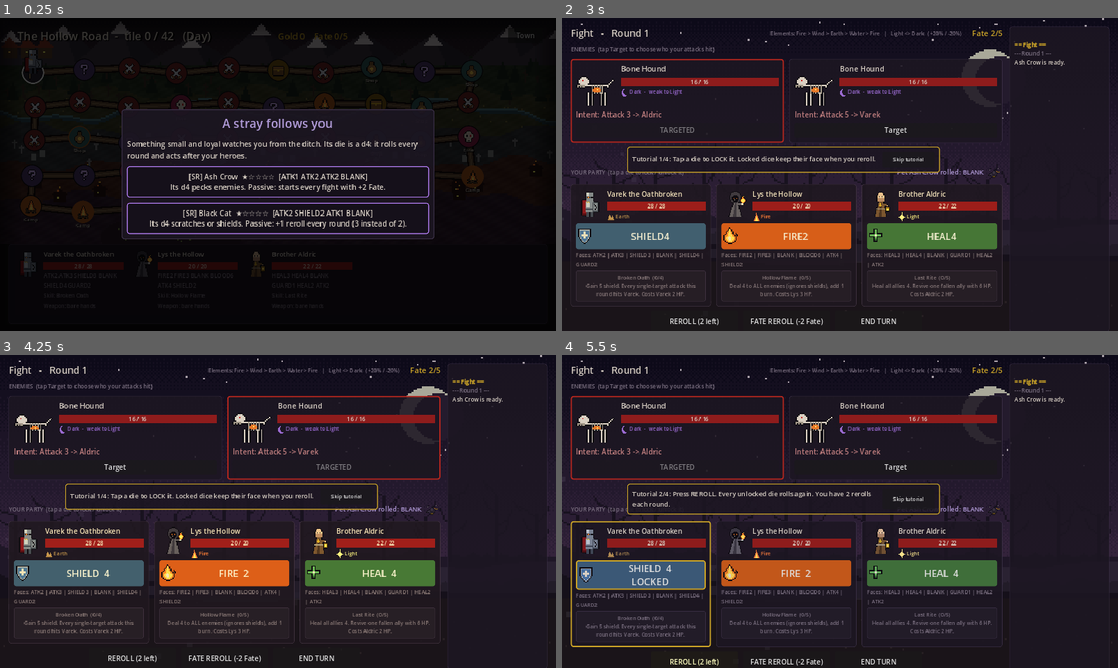
Above: before the commit, frames 1-4 (two rows, left to right).
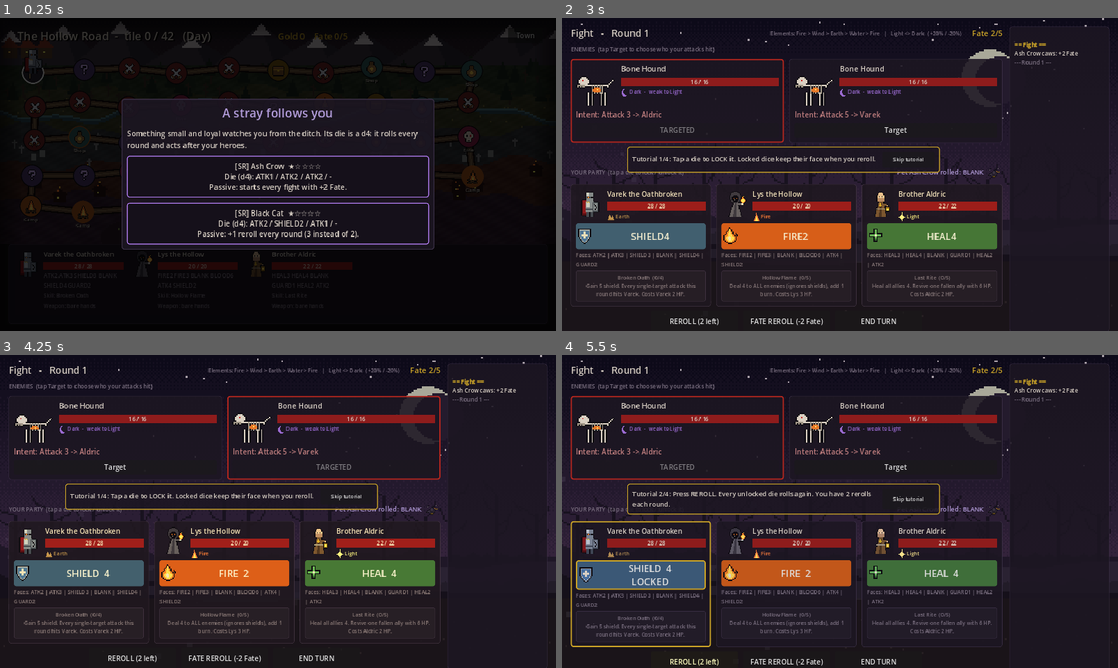
Above: after the commit, the same moments.

Repository: Mellowjelly/The-Curse-dice
Game: Godot game, scene res://scenes/game.tscn
Two runs of this game, one before a commit and one after it. Both use one fixed random seed, a clock stepped at 60 frames per second and the inputs below. This scene is started directly instead of the project's main scene.
Inputs (mouse positions are in pixels of both pictures, inside the frame that each line leads up to):
- Up to frame 1 (0.25 s): no input
- Up to frame 2 (3 s): click "Town" at 0.5 s; click (840, 180) at 1.25 s, where only the run before the commit has a clickable "[SR] Ash Crow ★☆☆☆☆ [ATK1 ATK…"; click "Roll the bone dice" at 2 s; click "Move 6 -> Fight" at 2.75 s
- Up to frame 3 (4.25 s): click "Target" at 3.5 s
- Up to frame 4 (5.5 s): click "Target" at 4.25 s; click "SHIELD 4" at 5 s

The runs differ from the first frame. In frame 1, 5.6% of the frame differs, in the area x 21-79%, y 25-74%; in frame 2, 0.2%; in frame 3, 0.2%; in frame 4, 0.2%.

Commit message:
Pet clarity: two-line pet cards (die faces / passive) and Ash Crow's +2 Fate logged at fight start
- pets.json: a short "passive_text" per pet (+ Thai). Pet pick cards and the Collection tab show
  "Die (d4): ATK1 / ATK2 / ATK2 / -" and "Passive: ..." on separate lines.
- Combat keeps the lines logged while a fight starts (start_log); the combat screen replays them,
  so "Ash Crow caws: +2 Fate", Grave Pup's bite and the wisp's ward now appear in the log
  (they were emitted before the screen was listening). The crow's Fate goes through gain_fate,
  so Fate beyond 5 becomes a free reroll like every other Fate source.
- Town party cards grow to fit long (Thai) text; screenshots of the Marla swap dialog, pet cards,
  collection and a crow fight start in EN and TH.

Co-Authored-By: Claude Opus 5.5 <noreply@anthropic.com>
Claude-Session: https://claude.ai/code/session_0169VuctPZAUADTBsUJ2z3YB

Diff:
--- a/data/lang_th.json
+++ b/data/lang_th.json
@@ -834,5 +834,15 @@
 	"The Silent Bell": "ระฆังที่เงียบงัน",
 	"The bell has not rung since the candles came. The Wick-Mother takes our dead before we can bury them, and the bell-ri …(252 unchanged characters)…
 	"Listen. The bell. Wren came down from her tower to see who brought the dead home. She asked to walk with you. I told  …(186 unchanged characters)…
-	"(you already have %s, so this is offered instead)": "(ท่านมี %s อยู่แล้ว จึงได้สิ่งนี้แทน)"
+	"(you already have %s, so this is offered instead)": "(ท่านมี %s อยู่แล้ว จึงได้สิ่งนี้แทน)",
+	"starts every fight with +2 Fate.": "เริ่มทุกไฟต์ด้วย +2 ชะตา",
+	"bites a random enemy for 3 when a fight starts.": "ตอนเริ่มไฟต์กัดศัตรูสุ่ม 1 ตัว 3 ดาเมจ",
+	"after every won fight, all heroes heal 1.": "ชนะไฟต์แล้วฮีโร่ทุกคนฮีล 1",
+	"+1 reroll every round (3 instead of 2).": "ทอยใหม่ +1 ทุกรอบ (3 แทน 2)",
+	"every enemy starts each fight burning (1).": "ศัตรูทุกตัวเริ่มไฟต์โดยติดไหม้ (1)",
+	"every hero starts each fight with 3 shield.": "ฮีโร่ทุกคนเริ่มไฟต์ด้วยโล่ 3",
+	"+50% gold from fights and chests.": "ทองจากไฟต์และหีบ +50%",
+	"Die (d4): %s": "เต๋า (d4): %s",
+	"Passive: %s": "ติดตัว: %s",
+	"%s caws:": "%s ร้องกา:"
 }
--- a/data/pets.json
+++ b/data/pets.json
@@ -4,6 +4,7 @@
 		"name": "Ash Crow",
 		"passive": "fate_start",
 		"desc": "Its d4 pecks enemies. Passive: starts every fight with +2 Fate.",
+		"passive_text": "starts every fight with +2 Fate.",
 		"faces": [
 			{
 				"type": "attack",
@@ -30,6 +31,7 @@
 		"name": "Grave Pup",
 		"passive": "first_strike",
 		"desc": "Its d4 bites enemies. Passive: bites a random enemy for 3 when a fight starts.",
+		"passive_text": "bites a random enemy for 3 when a fight starts.",
 		"faces": [
 			{
 				"type": "attack",
@@ -56,6 +58,7 @@
 		"name": "Candle Moth",
 		"passive": "mend",
 		"desc": "Its d4 heals, shields or burns. Passive: after every won fight, all heroes heal 1.",
+		"passive_text": "after every won fight, all heroes heal 1.",
 		"faces": [
 			{
 				"type": "heal",
@@ -82,6 +85,7 @@
 		"name": "Black Cat",
 		"passive": "lucky",
 		"desc": "Its d4 scratches or shields. Passive: +1 reroll every round (3 instead of 2).",
+		"passive_text": "+1 reroll every round (3 instead of 2).",
 		"faces": [
 			{
 				"type": "attack",
@@ -109,6 +113,7 @@
 		"passive": "burn_aura",
 		"starter": false,
 		"desc": "Its d4 spits sparks. Passive: every enemy starts each fight burning (1).",
+		"passive_text": "every enemy starts each fight burning (1).",
 		"faces": [
 			{
 				"type": "fire",
@@ -135,6 +140,7 @@
 		"passive": "ward",
 		"starter": false,
 		"desc": "Its d4 shields or heals. Passive: every hero starts each fight with 3 shield.",
+		"passive_text": "every hero starts each fight with 3 shield.",
 		"faces": [
 			{
 				"type": "shield",
@@ -161,6 +167,7 @@
 		"passive": "greedy",
 		"starter": false,
 		"desc": "Its d4 nibbles enemies. Passive: +50% gold from fights and chests.",
+		"passive_text": "+50% gold from fights and chests.",
 		"faces": [
 			{
 				"type": "attack",
--- a/scripts/core/combat.gd
+++ b/scripts/core/combat.gd
@@ -56,11 +56,14 @@
 var finished := false
 var pet: Dictionary = {}  # optional companion: { id, name, faces (d4), face, passive }
 var bonus_fate_start := 0  # from the town's Fortune Teller
+var start_log: Array[String] = []  # 3.5: log lines from the start of the fight (pet passives, round 1)
+var _starting := false
 var twists := 0            # Fate Twists used (for quests)
 
 # Pet passive numbers.
 const PET_FIRST_STRIKE := 3
 const PET_WARD := 3
+const PET_FATE_START := 2  # Ash Crow: +2 Fate when a fight starts
 const PET_MEND := 1  # Candle Moth: heal all heroes after a won fight (applied by run.gd)
 
 
@@ -128,8 +131,11 @@
 	target_index = 0
 	if bonus_fate_start > 0:
 		fate = min(MAX_FATE, fate + bonus_fate_start)
+	start_log = []
+	_starting = true  # 3.5: lines logged while the fight starts are kept, so a screen bound later can show them
 	_apply_pet_battle_start()
 	_start_round()
+	_starting = false
 
 
 func toggle_lock(hero_index: int) -> void:
@@ -537,8 +543,7 @@
 		return
 	match pet["passive"]:
 		"fate_start":
-			fate = min(MAX_FATE, fate + 2)
-			_log(tr("%s caws: +2 Fate") % tr(pet["name"]))
+			gain_fate(PET_FATE_START, tr("%s caws:") % tr(pet["name"]))  # 3.5: overflow becomes a free reroll, like all Fate
 		"first_strike":
 			var i := _random_alive_index(monsters)
 			if i >= 0:
@@ -769,4 +774,6 @@
 
 
 func _log(text: String) -> void:
+	if _starting:
+		start_log.append(text)
 	log_added.emit(text)
--- a/scripts/ui/combat_view.gd
+++ b/scripts/ui/combat_view.gd
@@ -94,9 +94,11 @@
 		ps.position = Vector2(0, -8)
 		_pet_slot.add_child(ps)
 	_log.append_text("\n[color=#c9a227][b]== %s ==[/b][/color]\n" % fight_title)
-	_on_log(tr("--- Round %d ---") % combat.round_number)
-	if not combat.pet.is_empty() and combat.pet["passive"] in ["first_strike", "fate_start"]:
-		_on_log(tr("%s is ready.") % tr(combat.pet["name"]))
+	# 3.5: replay what happened as the fight started (Ash Crow's Fate, Grave Pup's bite, round 1).
+	for line in combat.start_log:
+		_on_log(line)
+	if combat.start_log.is_empty():
+		_on_log(tr("--- Round %d ---") % combat.round_number)
 	_refresh()
 
 
--- a/scripts/ui/game_screen.gd
+++ b/scripts/ui/game_screen.gd
@@ -392,7 +392,7 @@
 				var p: Dictionary = run.pet_offers[i]
 				var grade: String = p.get("grade", "SR")
 				var st := run.star_of("pet", p["id"])
-				var text := "[%s] %s  %s  [%s]\n%s" % [grade, tr(p["name"]), UI.stars_text(st), " ".join(p["faces"].map(UI.face_short)), tr(p["desc"])]
+				var text := "[%s] %s  %s\n%s" % [grade, tr(p["name"]), UI.stars_text(st), UI.pet_lines(p)]
 				_modal_box.add_child(UI.choice_button(text, func(): run.choose_pet(i), UI.grade_color(grade)))
 		"loot":
 			_modal_title(tr("Weapons"))
--- a/scripts/ui/town_screen.gd
+++ b/scripts/ui/town_screen.gd
@@ -444,7 +444,8 @@
 		if owned:
 			text = "[%s] %s  %s\n%s" % [h.get("grade", "SR"), UI.stars_text(profile.star("hero", id)), String(h.get("element", "")).capitalize(), text]
 		var b := UI.choice_button(text, func(): _toggle_party(id), UI.GOLD if chosen else UI.grade_color(h.get("grade", "SR")) if owned else UI.BORDER, owned)
-		b.custom_minimum_size = Vector2(276, 140)
+		# 3.5: grow with long (Thai) text; Godot 4.3 buttons do not do it themselves.
+		b.custom_minimum_size = Vector2(276, max(140.0, UI.wrapped_height(text, 14, 176 if owned else 240) + 28))
 		if owned:
 			b.icon = load("res://scripts/ui/unit_sprite.gd").portrait(id)
 			b.expand_icon = true
@@ -781,6 +782,8 @@
 			if owned:
 				var st := profile.star(kind, id)
 				info.add_child(UI.label("[%s] %s   %s" % [grade, tr(d["name"]), UI.stars_text(st)], 15, UI.grade_color(grade)))
+				if kind == "pet":
+					info.add_child(UI.wrap_label(UI.pet_lines(d), 12, UI.TEXT, 330))
 				var nxt := st + 1
 				var desc: Array = profile.star_rules["desc"][kind]
 				info.add_child(UI.wrap_label((tr("Next star: ") + tr(desc[st])) if nxt <= 5 else tr("Fully upgraded."), 12, UI.DIM, 330))
--- a/scripts/ui/ui_kit.gd
+++ b/scripts/ui/ui_kit.gd
@@ -188,6 +188,13 @@
 	return face_name(f["type"]) + ("" if f["type"] == "blank" else str(int(f["value"])))
 
 
+## 3.5: a pet's two clear lines: what its d4 rolls, and what its passive does.
+static func pet_lines(p: Dictionary) -> String:
+	var faces: Array = p["faces"].map(func(f): return "-" if f["type"] == "blank" else face_short(f))
+	return TranslationServer.translate("Die (d4): %s") % " / ".join(faces) + "\n" + \
+		TranslationServer.translate("Passive: %s") % TranslationServer.translate(p.get("passive_text", p.get("desc", "")))
+
+
 static func full_rect(c: Control) -> Control:
 	c.set_anchors_preset(Control.PRESET_FULL_RECT)
 	return c
--- a/tests/run_tests.gd
+++ b/tests/run_tests.gd
@@ -59,6 +59,7 @@
 	test_v35_thai_layout()
 	test_v35_road_bonus()
 	test_v35_villagers()
+	test_v35_pet_clarity()
 	test_crafting_and_hunting()
 	test_new_pets()
 	test_tile_snapshot_reload()
@@ -1181,6 +1182,35 @@
 	check(w.sharpen_offers.is_empty(), "a lost fight leaves no sharpening")
 
 
+## 3.5: pets show their die and passive on two lines; Ash Crow's +2 Fate is logged at the start of a fight.
+func test_v35_pet_clarity() -> void:
+	var th: Dictionary = GameData.load_json("res://data/lang_th.json")
+	var UI = load("res://scripts/ui/ui_kit.gd")
+	for p in GameData.load_pets():
+		check(String(p.get("passive_text", "")) != "" and th.has(p["passive_text"]), "%s has a passive line with Thai" % p["id"])
+		var lines: PackedStringArray = UI.pet_lines(p).split("\n")
+		check(lines.size() == 2 and lines[0].begins_with("Die (d4): ") and lines[1].begins_with("Passive: "), "%s card: die line + passive line" % p["id"])
+	var crow: Dictionary = GameData.load_pets().filter(func(p): return p["id"] == "ash_crow")[0]
+	check(UI.pet_lines(crow) == "Die (d4): ATK1 / ATK2 / ATK2 / -\nPassive: starts every fight with +2 Fate.", "Ash Crow card reads clearly: %s" % UI.pet_lines(crow))
+	var c := Combat.new(35)
+	c.pet = crow.duplicate(true)
+	c.pet["face"] = 0
+	c.start_battle(_heroes(), [_monster("ghoul")])
+	check(c.fate == 2, "Ash Crow gives +2 Fate")
+	check(c.start_log.any(func(l): return l.contains("Ash Crow caws:") and l.contains("+2 Fate")), "the crow's Fate is logged at the start: %s" % str(c.start_log))
+	check(c.start_log.any(func(l): return l.contains("Round 1")), "the start log keeps round 1 for the screen")
+	var log_after: Array[String] = []
+	c.log_added.connect(func(t): log_after.append(t))
+	c.end_turn()
+	check(c.start_log.size() > 0 and not c.start_log.any(func(l): return l in log_after), "later lines do not go to the start log")
+	var c2 := Combat.new(36)
+	c2.pet = crow.duplicate(true)
+	c2.pet["face"] = 0
+	c2.bonus_fate_start = 4
+	c2.start_battle(_heroes(), [_monster("ghoul")])
+	check(c2.fate == Combat.MAX_FATE and c2.start_log.any(func(l): return l.contains("overflows")), "the crow's Fate beyond 5 becomes a free reroll")
+
+
 ## 3.5: villager rewards you already own become another item of the same kind; Hesk asks 5 ghouls;
 ## Wren is a free story hero from Marla.
 func test_v35_villagers() -> void:
Binary file added: docs/playtests/v3.5/screen_collection_pets_en.png
Binary file added: docs/playtests/v3.5/screen_collection_pets_th.png
Binary file added: docs/playtests/v3.5/screen_marla_swap_active_en.png
Binary file added: docs/playtests/v3.5/screen_marla_swap_active_th.png
Binary file added: docs/playtests/v3.5/screen_marla_swap_en.png
Binary file added: docs/playtests/v3.5/screen_marla_swap_th.png
Binary file added: docs/playtests/v3.5/screen_pet_fight_start_en.png
Binary file added: docs/playtests/v3.5/screen_pet_fight_start_th.png
Binary file added: docs/playtests/v3.5/screen_pet_pick_en.png
Binary file added: docs/playtests/v3.5/screen_pet_pick_th.png
Binary file added: docs/playtests/v3.5/screen_town_party_cards_en.png
Binary file added: docs/playtests/v3.5/screen_town_party_cards_th.png
